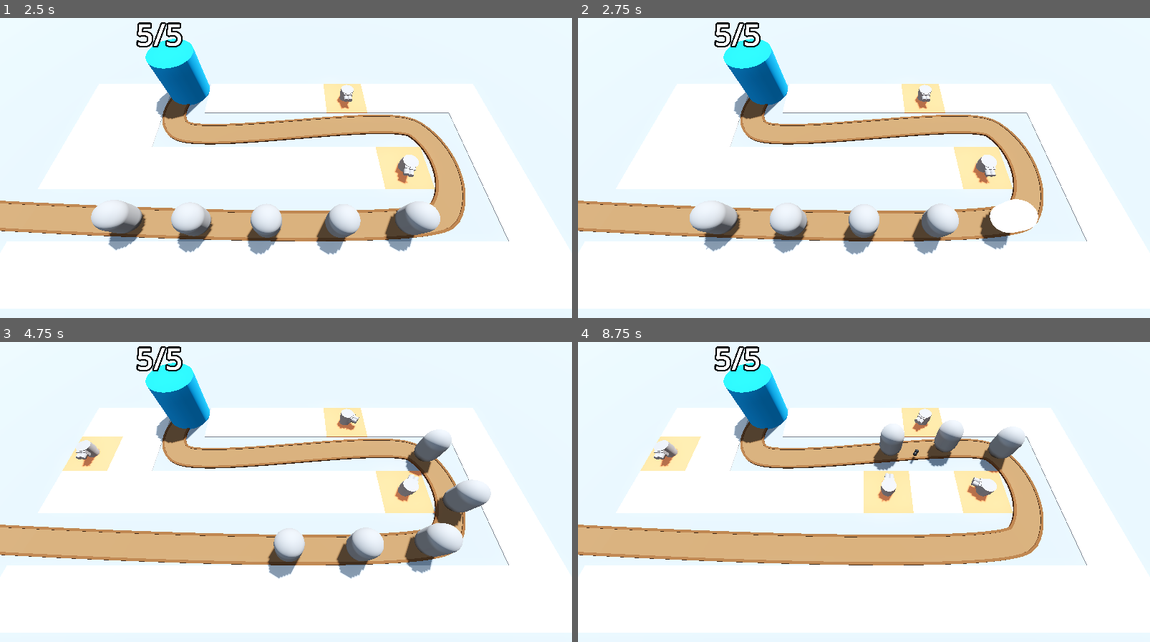
Above: before the commit, frames 1-4 (two rows, left to right).
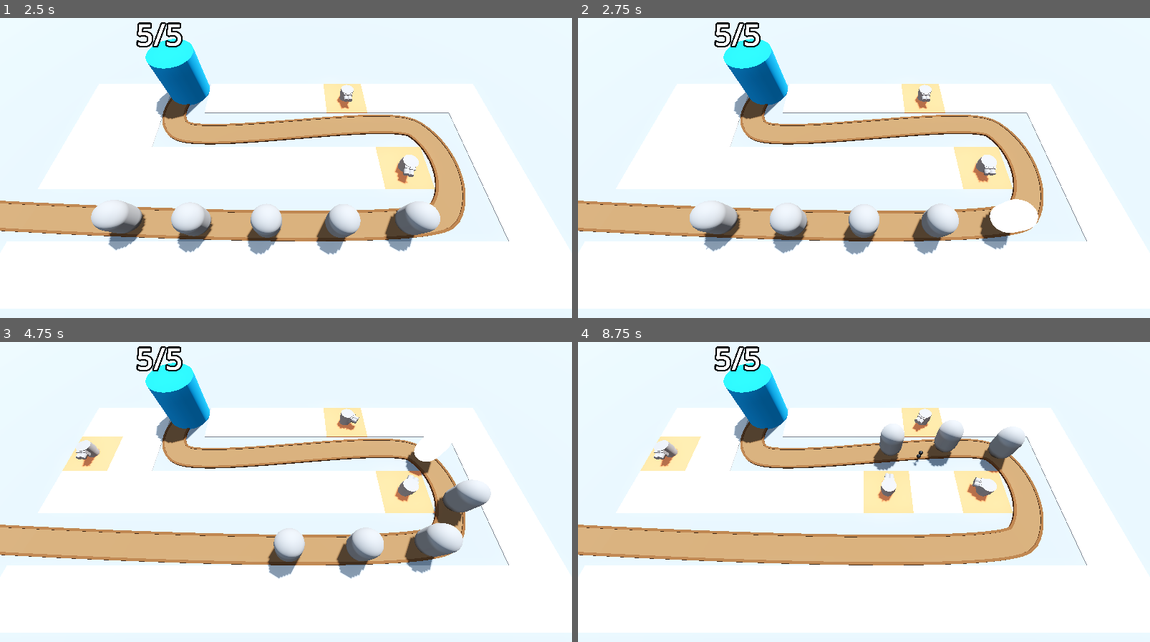
Above: after the commit, the same moments.

Repository: Assasquid/barbarian_blaster
Game: Godot game, scene res://Scenes/base_level.tscn
Same seed, same stepped clock (60 frames per second), same inputs: the game is played once before the commit and once after it.
Inputs (mouse positions are in pixels of both pictures, inside the frame that each line leads up to):
- Up to frame 1 (2.5 s): move the mouse to (411, 159) at 0.52 s; press the mouse at (411, 159) at 0.53 s; move the mouse to (171, 192) at 1.27 s; release the mouse at (171, 192) at 1.28 s; click (171, 192) at 1.35 s; move the mouse to (343, 105) at 2.02 s; press the mouse at (343, 105) at 2.03 s
- Up to frame 2 (2.75 s): no input
- Up to frame 3 (4.75 s): move the mouse to (257, 564) at 2.77 s; release the mouse at (257, 564) at 2.78 s; click (257, 564) at 2.85 s; move the mouse to (457, 546) at 3.52 s; press the mouse at (457, 546) at 3.53 s; move the mouse to (114, 450) at 4.27 s; release the mouse at (114, 450) at 4.28 s; click (114, 450) at 4.35 s
- Up to frame 4 (8.75 s): move the mouse to (892, 498) at 5.02 s; press the mouse at (892, 498) at 5.03 s; move the mouse to (778, 420) at 5.77 s; release the mouse at (778, 420) at 5.78 s; click (778, 420) at 5.85 s; move the mouse to (989, 483) at 6.52 s; press the mouse at (989, 483) at 6.53 s; move the mouse to (749, 516) at 7.27 s; release the mouse at (749, 516) at 7.28 s; click (749, 516) at 7.35 s; move the mouse to (921, 429) at 8.02 s; press the mouse at (921, 429) at 8.03 s

Frame 1 is identical in both runs. In frame 2, less than 0.1% of the frame differs, in the area x 69-74%, y 49-56%; in frame 3, 0.4%, in the area x 71-79%, y 29-48%; in frame 4, less than 0.1%.

Commit message:
Tweak the turret animation.

Diff:
--- a/Scenes/turret.tscn
+++ b/Scenes/turret.tscn
@@ -21,6 +21,7 @@
 
 [sub_resource type="Animation" id="Animation_bjjph"]
 resource_name = "Fire"
+length = 0.3
 tracks/0/type = "value"
 tracks/0/imported = false
 tracks/0/enabled = true
